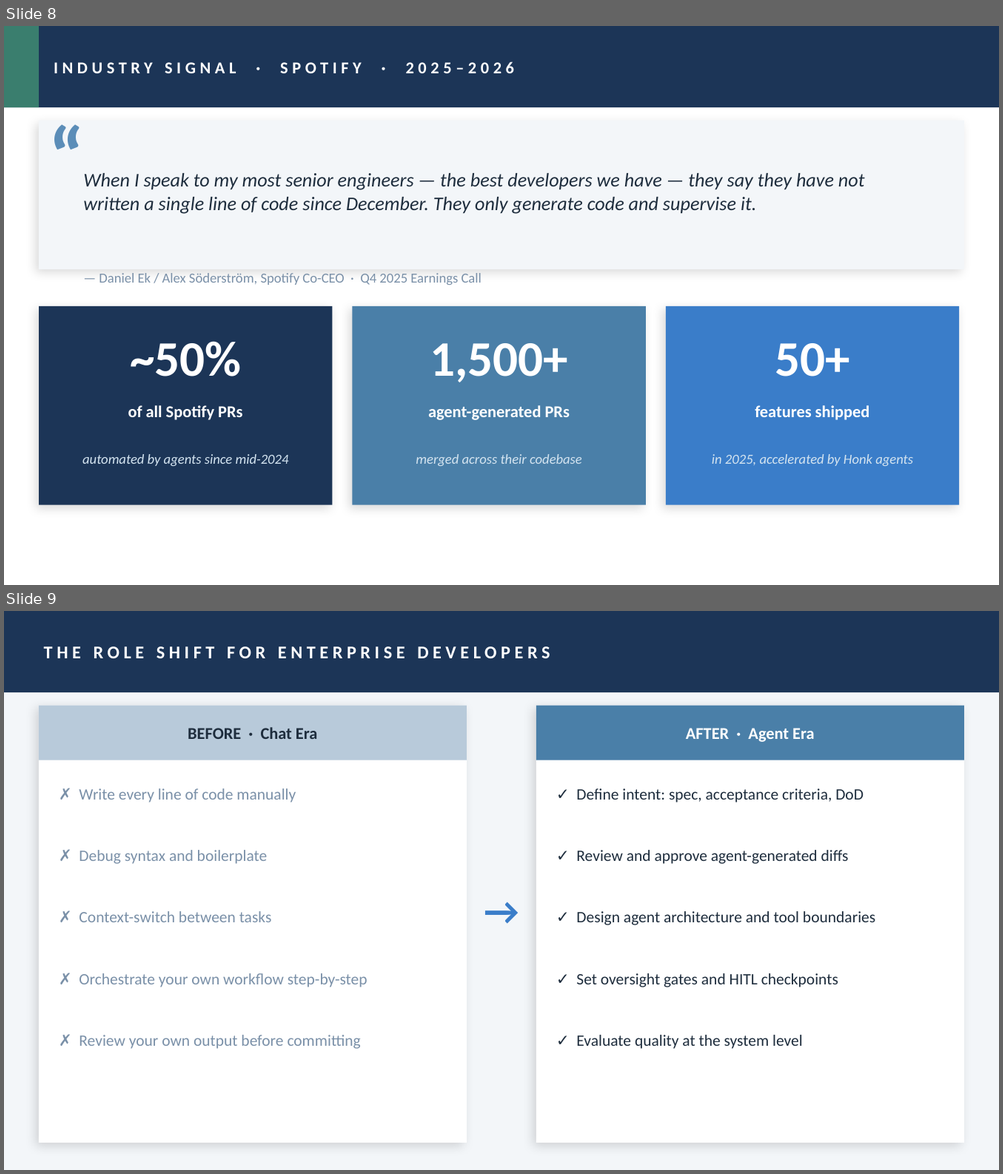
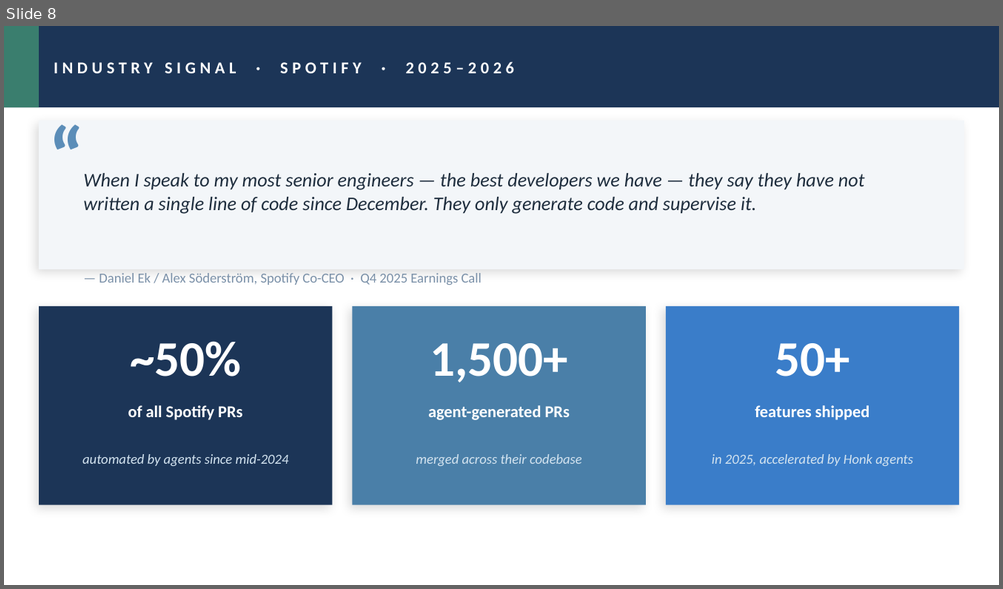
Before and after one commit to stainedhead/agentic-dev-training, a slide deck: slides/Module_01_Chat_vs_Agents_v2.pptx. Shown one above the other, each under a label of ours: slides 8 and 9 before the commit, slide 8 after it. The pictures are 1003x1174 and 1003x589 pixels, drawn with LibreOffice and Linux fonts; fonts in the diff are those of the drawing. Boxes give left, top, right and bottom in pixels: in the first picture for what was removed or moved away, otherwise in the second. Text is boxed around its words. In the diff, an @@ line names an element or a change of style, - is before the commit and + after.

```diff
--- a/slides/Module_01_Chat_vs_Agents_v2.pptx
+++ b/slides/Module_01_Chat_vs_Agents_v2.pptx
@@ slide 9 removed at box(4, 611, 999, 1170), background #F3F6F9 @@
@@ rectangle removed at box(4, 611, 999, 692) @@
@@ text removed at box(44, 647, 549, 658) @@
-THE ROLE SHIFT FOR ENTERPRISE DEVELOPERS
@@ rectangle removed at box(39, 706, 466, 1143) @@
@@ rectangle removed at box(39, 706, 466, 760) @@
@@ rectangle removed at box(536, 706, 964, 1143) @@
@@ rectangle removed at box(536, 706, 964, 760) @@
@@ text removed at box(188, 727, 317, 739) @@
-BEFORE · Chat Era
@@ text removed at box(686, 728, 814, 742) @@
-AFTER · Agent Era
@@ text removed at box(79, 789, 296, 803) @@
-✗ Write every line of code manually
@@ text removed at box(576, 789, 863, 803) @@
-✓ Define intent: spec, acceptance criteria, DoD
@@ text removed at box(79, 850, 267, 864) @@
-✗ Debug syntax and boilerplate
@@ text removed at box(576, 850, 848, 864) @@
-✓ Review and approve agent-generated diffs
@@ text removed at box(476, 880, 526, 940) @@
-→
@@ text removed at box(79, 911, 272, 923) @@
-✗ Context-switch between tasks
@@ text removed at box(576, 911, 875, 925) @@
-✓ Design agent architecture and tool boundaries
@@ text removed at box(79, 974, 367, 988) @@
-✗ Orchestrate your own workflow step-by-step
@@ text removed at box(576, 974, 838, 988) @@
-✓ Set oversight gates and HITL checkpoints
@@ text removed at box(79, 1035, 361, 1049) @@
-✗ Review your own output before committing
@@ text removed at box(576, 1035, 802, 1049) @@
-✓ Evaluate quality at the system level
```
Also in this commit, not shown: 2 slides changed, 4 slides added, 3 other slides removed, 15 other files.
